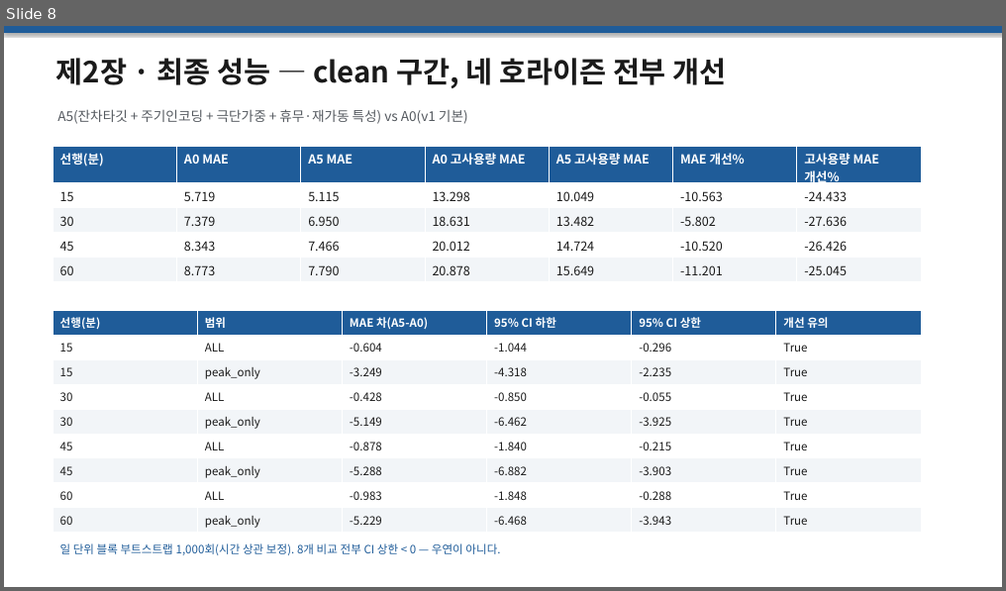
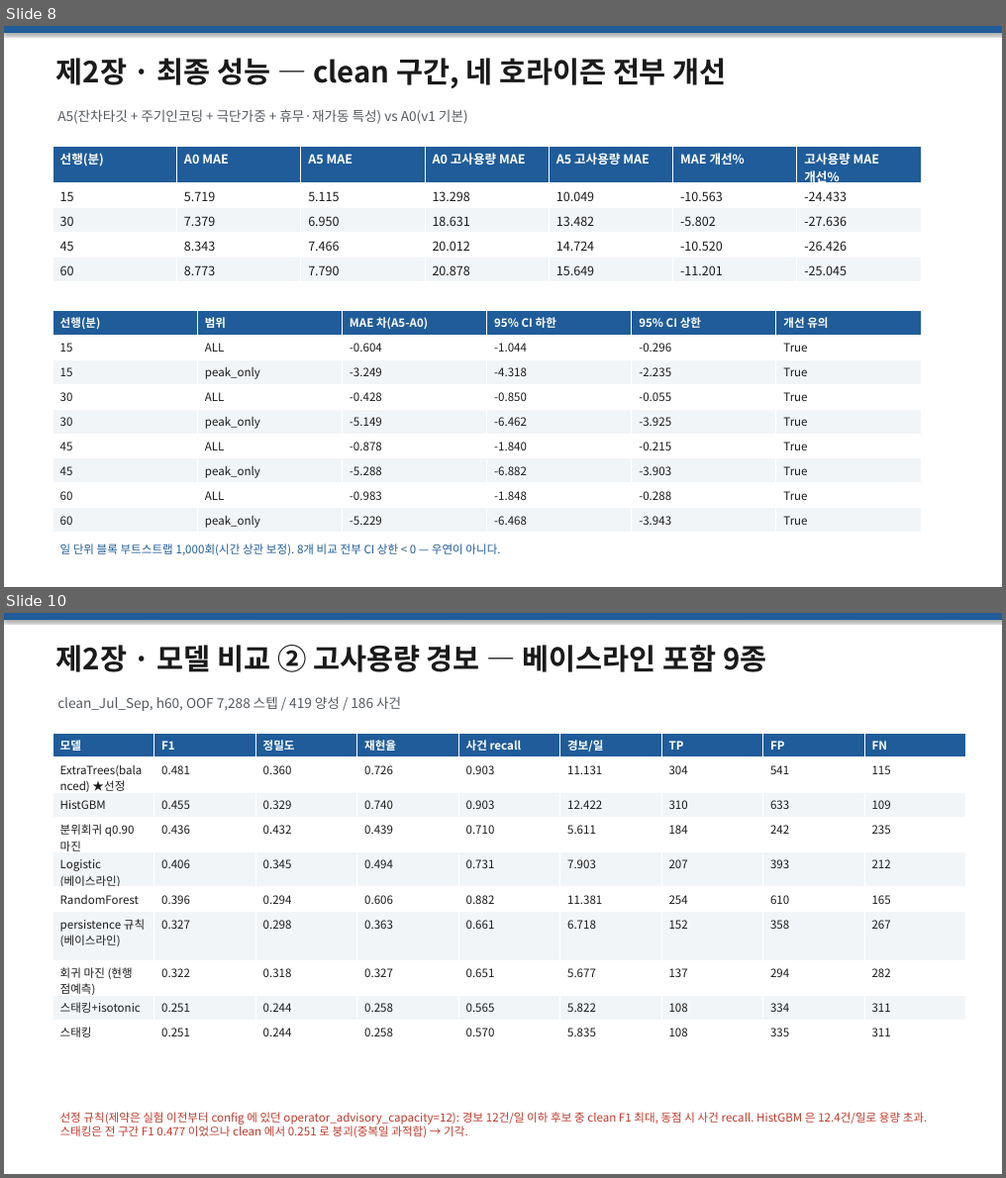
Before and after one commit to seokchu/2026_-, a slide deck: submission/발표자료_전력피크조기경보.pptx. Shown one above the other, each under a label of ours: slide 8 before the commit, slides 8 and 10 after it; the slides between them are not shown. The pictures are 1006x591 and 1006x1178 pixels, drawn with LibreOffice and Linux fonts; fonts in the diff are those of the drawing. Boxes give left, top, right and bottom in pixels: in the first picture for what was removed or moved away, otherwise in the second. Text is boxed around its words. In the diff, an @@ line names an element or a change of style, - is before the commit and + after.

```diff
--- a/submission/발표자료_전력피크조기경보.pptx
+++ b/submission/발표자료_전력피크조기경보.pptx
@@ slide 10 added at (x1=4, y1=613, x2=1002, y2=1174), background #FFFFFF @@
@@ rectangle added at (x1=4, y1=613, x2=1002, y2=620), fill #1F5C99 @@
@@ text added at (x1=56, y1=645, x2=766, y2=672), 28 pt, text #1A1A1A, bold @@
+제2장 · 모델 비교 ② 고사용량 경보 — 베이스라인 포함 9종
@@ text added at (x1=57, y1=696, x2=401, y2=711), 13 pt, text #555A60 @@
+clean_Jul_Sep, h60, OOF 7,288 스텝 / 419 양성 / 186 사건
@@ table added at (x1=53, y1=733, x2=969, y2=1042), 10 rows, 9 columns @@
+모델 | F1 | 정밀도 | 재현율 | 사건 recall | 경보/일 | TP | FP | FN
+ExtraTrees(balanced) ★선정 | 0.481 | 0.360 | 0.726 | 0.903 | 11.131 | 304 | 541 | 115
+HistGBM | 0.455 | 0.329 | 0.740 | 0.903 | 12.422 | 310 | 633 | 109
+분위회귀 q0.90 마진 | 0.436 | 0.432 | 0.439 | 0.710 | 5.611 | 184 | 242 | 235
+Logistic (베이스라인) | 0.406 | 0.345 | 0.494 | 0.731 | 7.903 | 207 | 393 | 212
+RandomForest | 0.396 | 0.294 | 0.606 | 0.882 | 11.381 | 254 | 610 | 165
+persistence 규칙 (베이스라인) | 0.327 | 0.298 | 0.363 | 0.661 | 6.718 | 152 | 358 | 267
+회귀 마진 (현행 점예측) | 0.322 | 0.318 | 0.327 | 0.651 | 5.677 | 137 | 294 | 282
+스태킹+isotonic | 0.251 | 0.244 | 0.258 | 0.565 | 5.822 | 108 | 334 | 311
+스태킹 | 0.251 | 0.244 | 0.258 | 0.570 | 5.835 | 108 | 335 | 311
@@ text added at (x1=60, y1=1112, x2=928, y2=1138), 11 pt, text #C0392B @@
+선정 규칙(제약은 실험 이전부터 config 에 있던 operator_advisory_capacity=12): 경보 12건/일 이하 후보 중 clean F1 최대, 동점 시 사건 recall. HistGBM 은 12.4건/일로 용량 초과. 스태킹은 전 구간 F1 0.477 이었으나 clean 에서 0.251 로 붕괴(중복일 과적합) → 기각.
```
Also in this commit, not shown: 1 slide changed, 3 other slides added, 27 other files.
